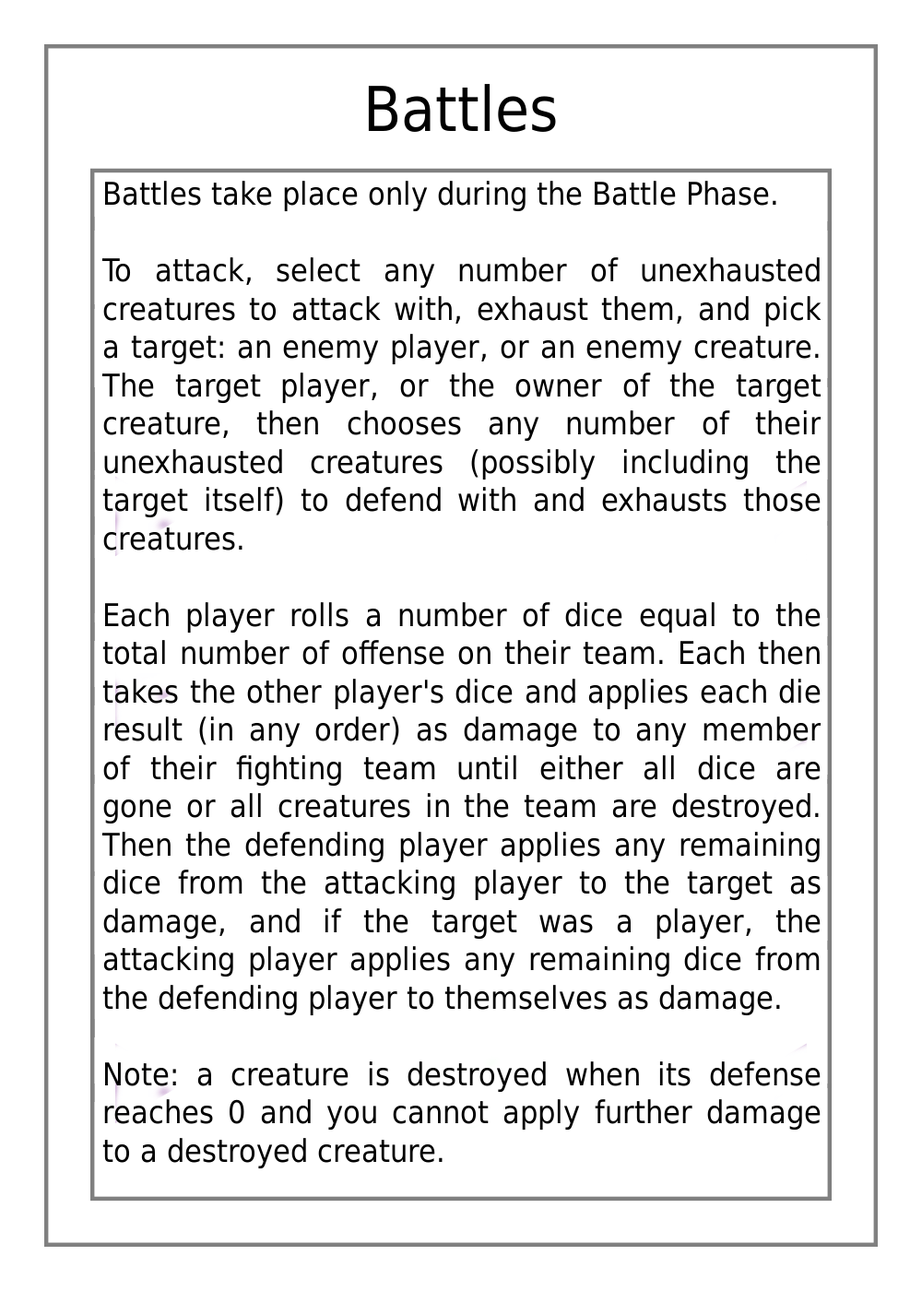
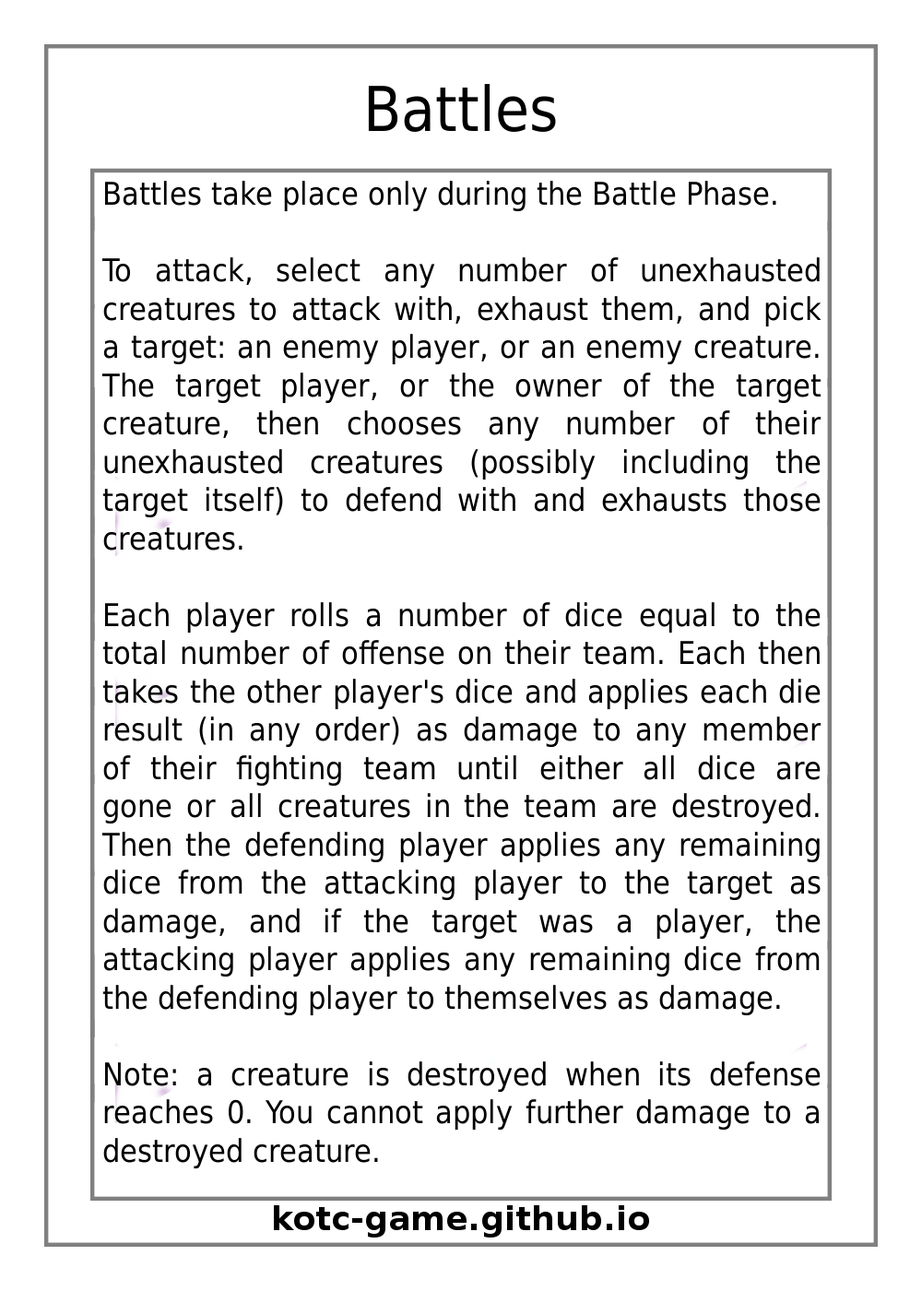
Comparing the layer stacks of the two 922×1291 images. Changes:
painted on "Effect Text" over [102, 1099, 822, 1170]
added layer "Website Link" above "Tip Card Template" over [273, 1205, 650, 1238]
